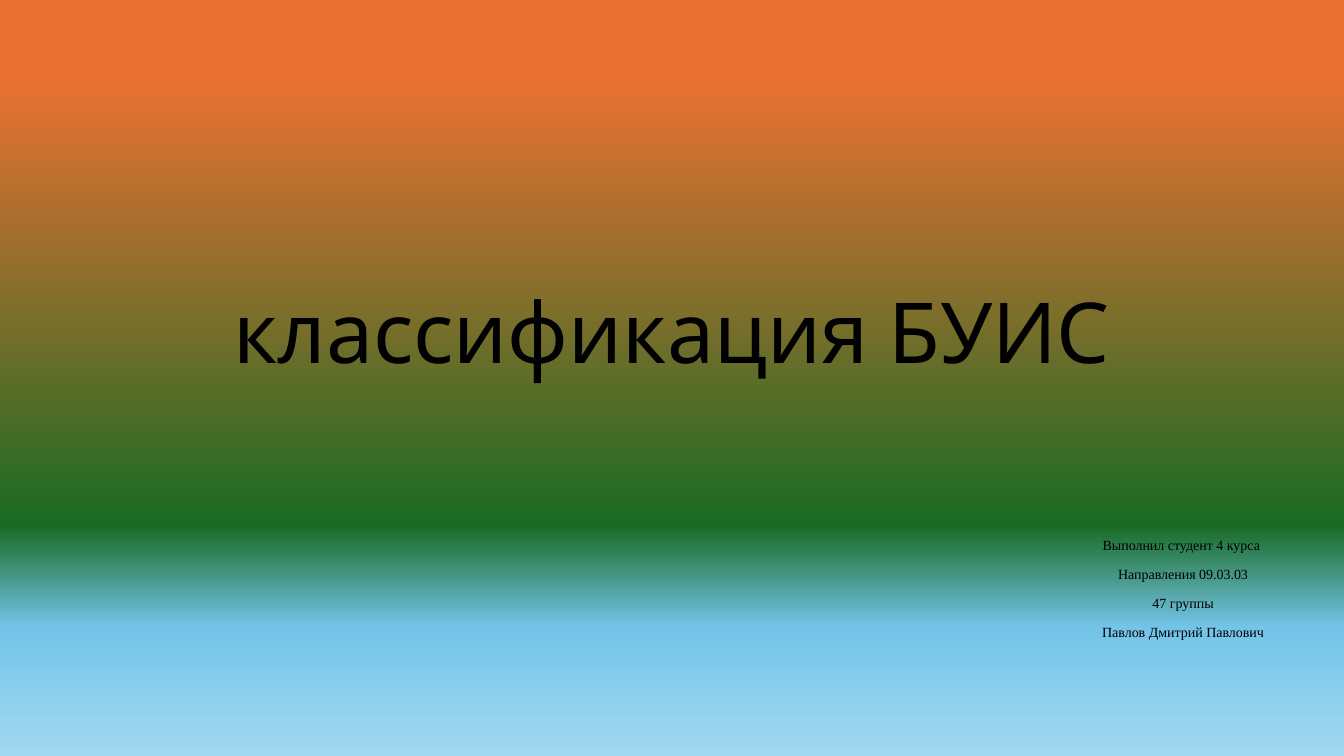
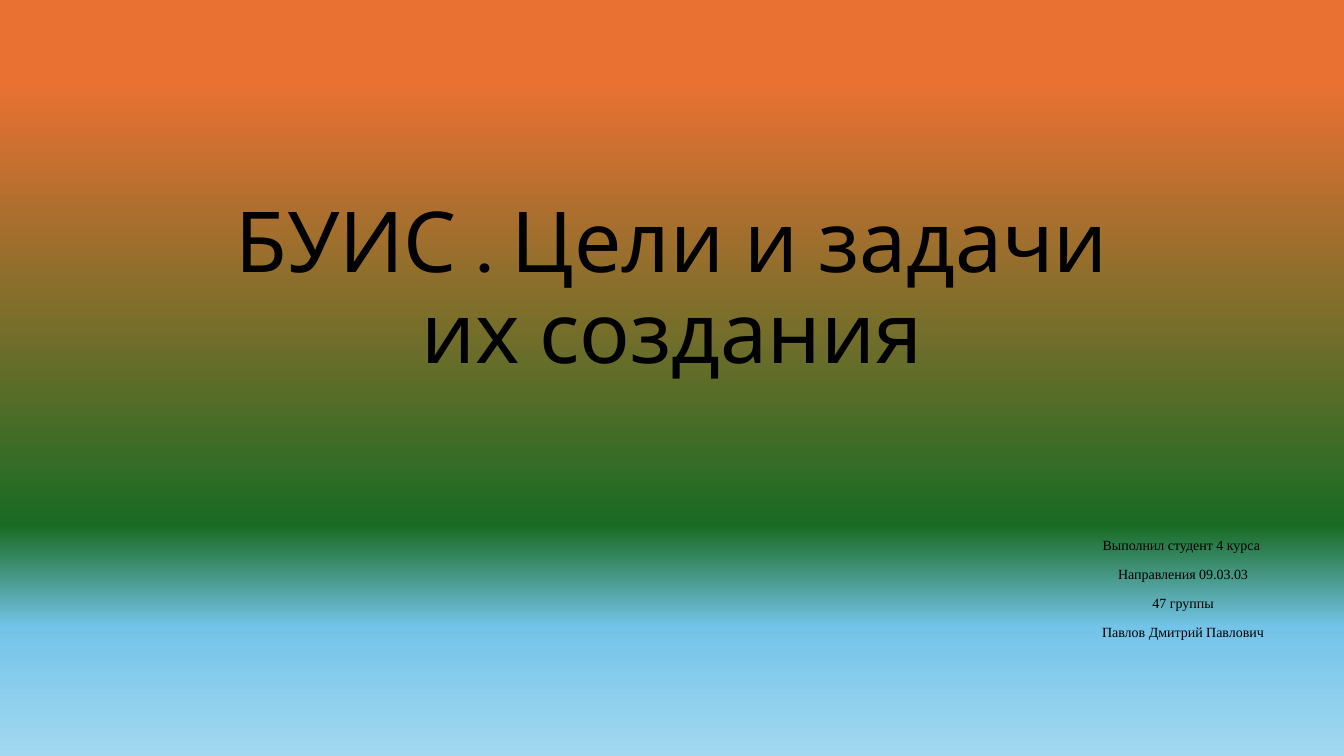
Before and after one commit to Di-Liks/Classification-of-BUIS, a slide deck: slide 1 of классификация БУИС.pptx. Drawn at 1344x756 pixels with LibreOffice and Linux fonts; fonts in the diff are those of the drawing. Boxes give left, top, right and bottom in pixels: in the first picture for what was removed or moved away, otherwise in the second. Text is boxed around its words. In the diff, an @@ line names an element or a change of style, - is before the commit and + after.

```diff
--- a/классификация БУИС.pptx
+++ b/классификация БУИС.pptx
@@ title at box(235, 211, 1108, 379): text changed @@
-классификация БУИС
+БУИС . Цели и задачи их создания
```
Also in this commit, not shown: 9 other slides changed, 1 slide removed, 1 other file.
